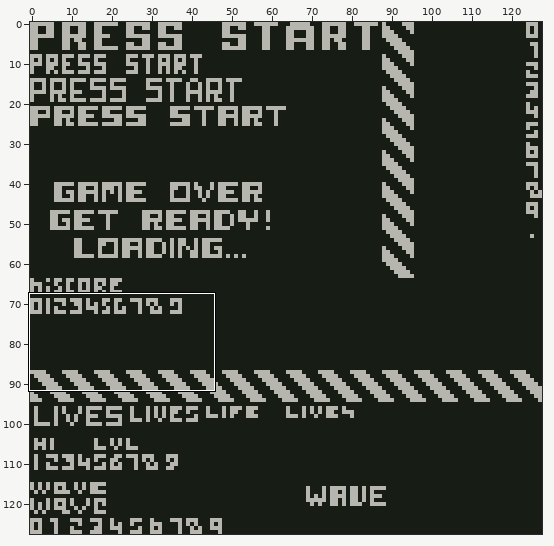
File history of a pixel-art file, art/PressStart.aseprite. Above: a wide view before the commit, with the close-up outlined.
Close-up. As it was:
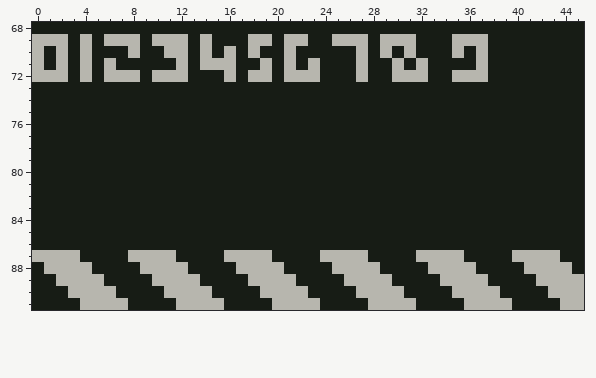
128x128 pixels, 1 frame. Colours within 5 levels of each other are drawn and written as one. Shown: x 0..45, y 68..91.
After the commit:
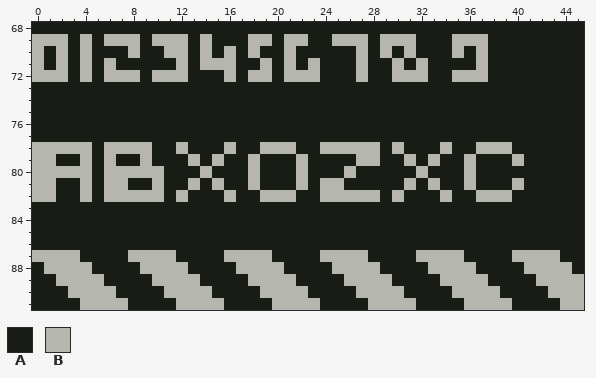
Palette (. is transparent): A #171c15  B #b7b6ae
Changes in this commit:
Changed rows in their new state; - is an unchanged pixel.
first column x 0:
78 BBBBB-BBBB--B---B--BBB--BBBBB-B---B--BBB-
79 BB--B-B--B---B-B--B---B----BB--B-B--B---B
80 BBBBB-BBBBB---B---B---B---B-----B---B----
81 BB--B-BB--B--B-B--B---B-BB-----B-B--B---B
82 BB--B-BBBBB-B---B--BBB--BBBBB-B---B--BBB-
